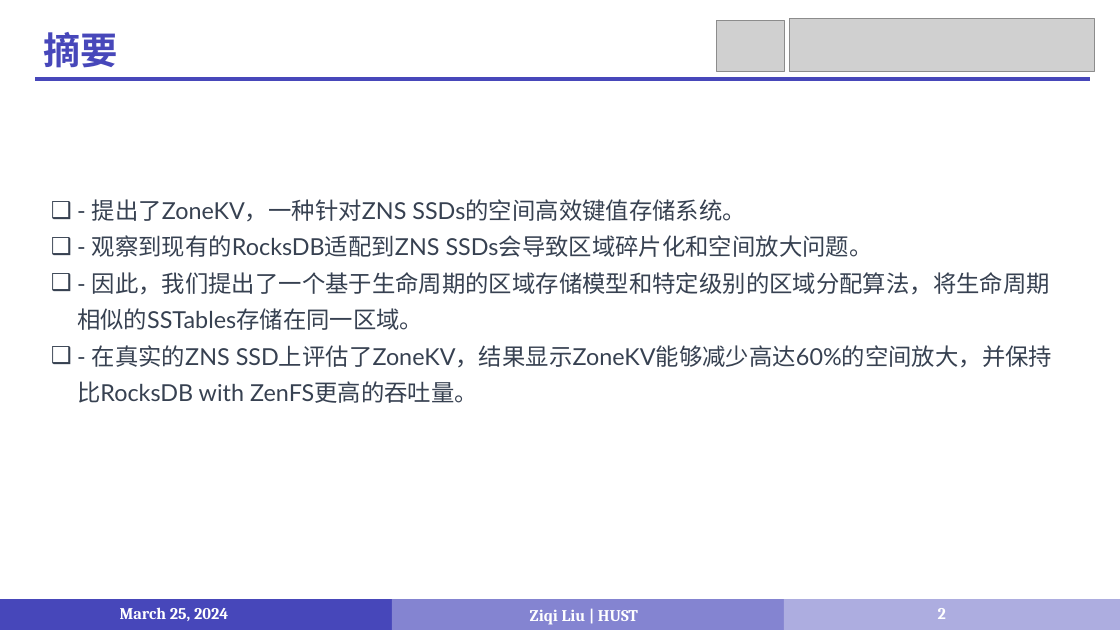
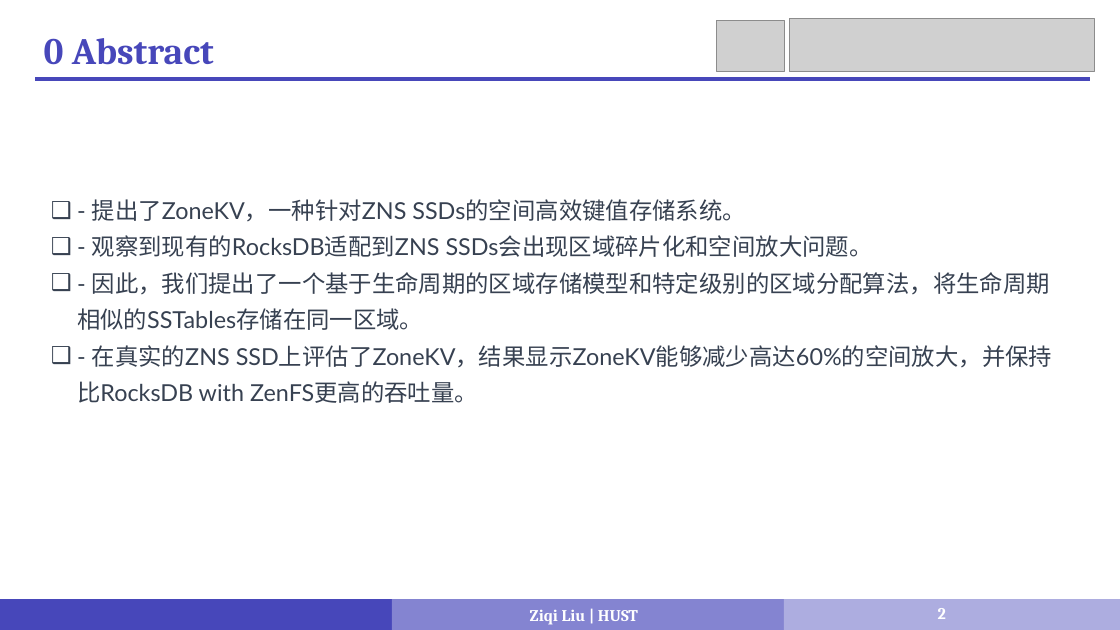
Before and after one commit to LiuziqiOvO/md, a slide deck: slide 2 of Paper/报告/5_ZoneKV .pptx. Drawn at 1120x630 pixels with LibreOffice and Linux fonts; fonts in the diff are those of the drawing; grey boxes stand for pictures. Boxes give left, top, right and bottom in pixels: in the first picture for what was removed or moved away, otherwise in the second. Text is boxed around its words. In the diff, an @@ line names an element or a change of style, - is before the commit and + after.

```diff
--- a/Paper/报告/5_ZoneKV .pptx
+++ b/Paper/报告/5_ZoneKV .pptx
@@ text at (x1=44, y1=38, x2=214, y2=65): text changed @@
-摘要
+0 Abstract
@@ text at (x1=92, y1=235, x2=873, y2=257): text changed @@
-❑ - 观察到现有的RocksDB适配到ZNS SSDs会导致区域碎片化和空间放大问题。
+❑ - 观察到现有的RocksDB适配到ZNS SSDs会出现区域碎片化和空间放大问题。
@@ text removed at (x1=120, y1=607, x2=228, y2=621) @@
-March 25, 2024
```
Also in this commit, not shown: 13 other slides changed, 7 slides added, 12 slides removed, 3 other files.
